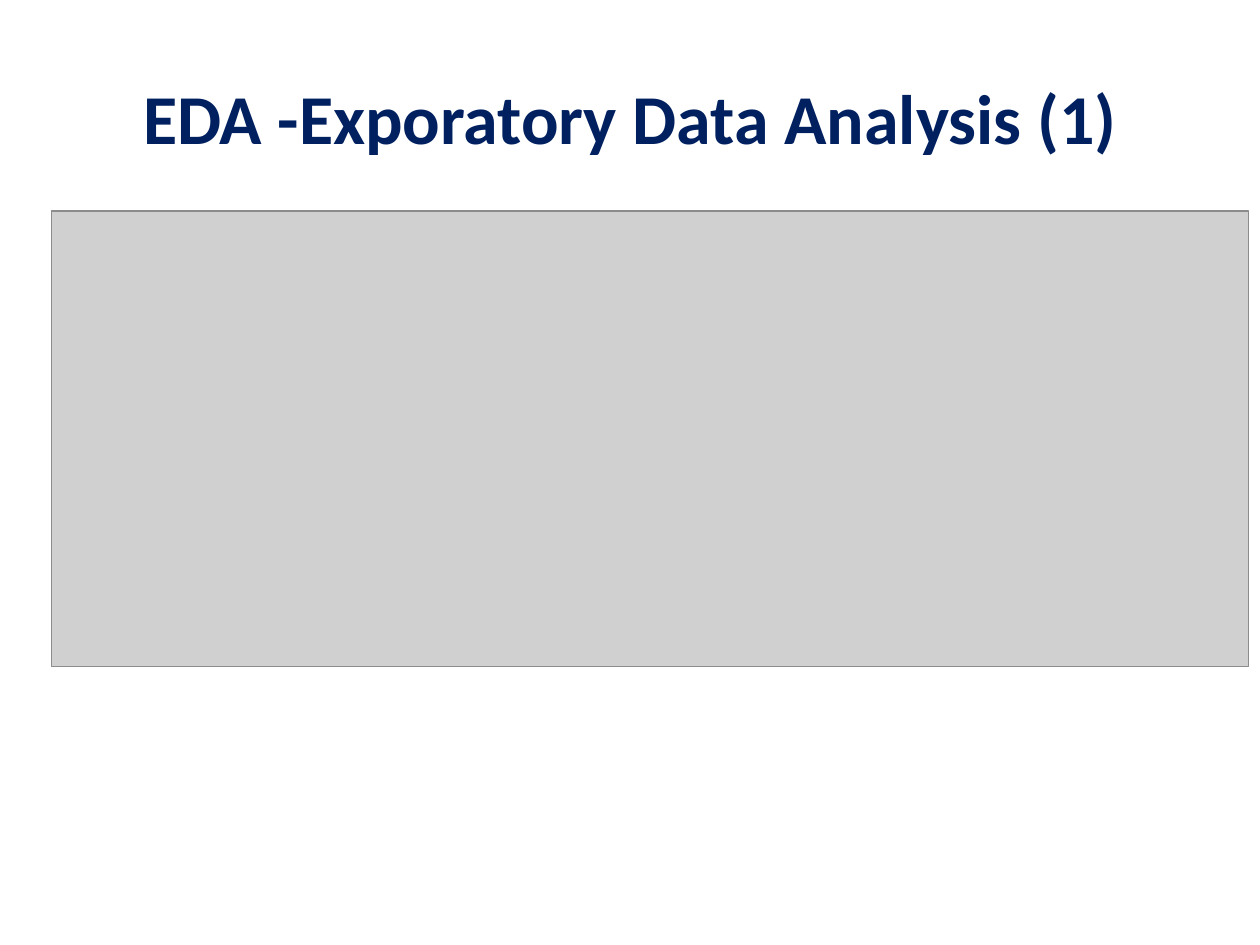
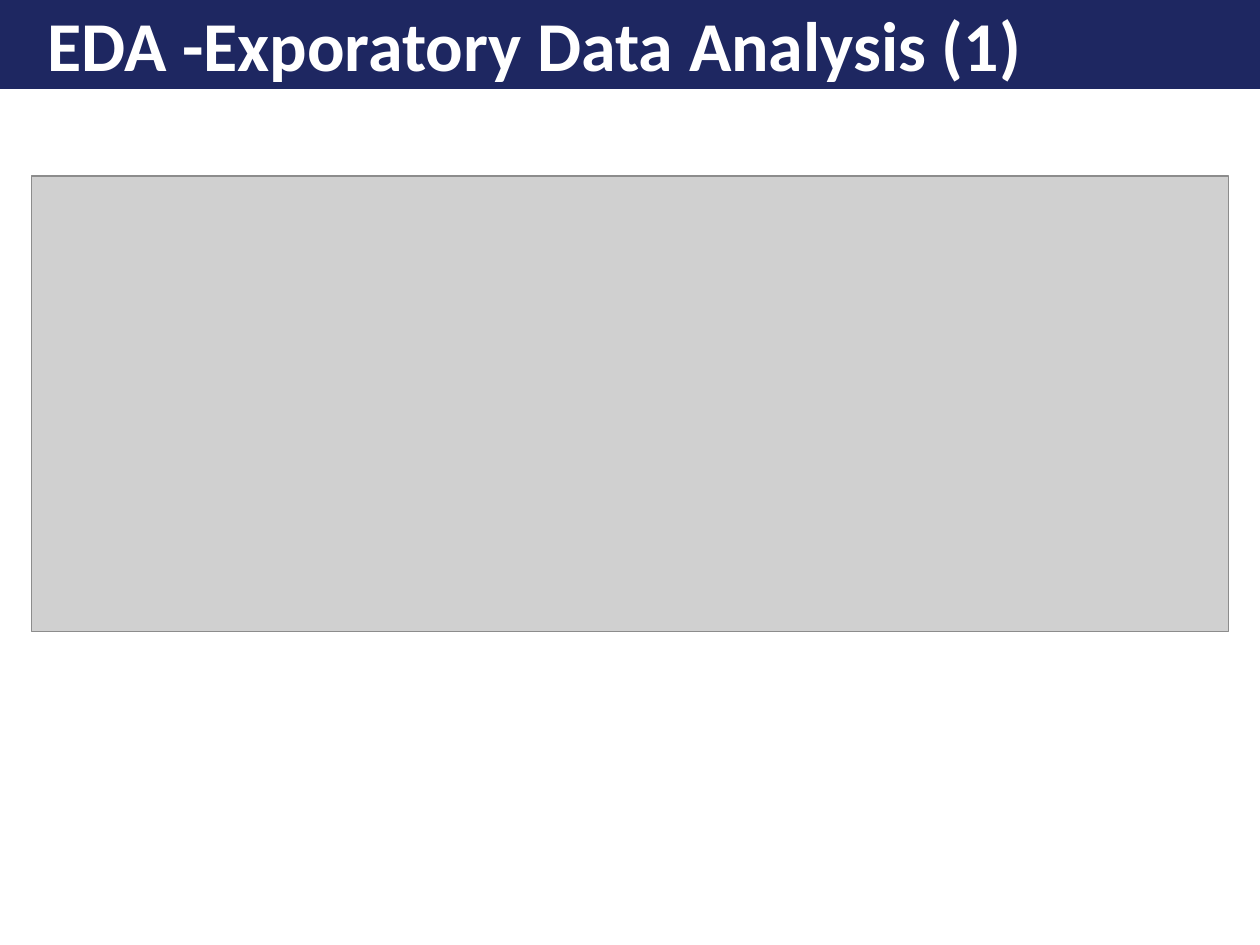
Before and after one commit to datiaxe/transactions_profit_prediction, a slide deck: slide 5 of reports/Profit_Prediction_Engine .pptx. Drawn at 1260x945 pixels with LibreOffice and Linux fonts; fonts in the diff are those of the drawing; grey boxes stand for pictures. Boxes give left, top, right and bottom in pixels: in the first picture for what was removed or moved away, otherwise in the second. Text is boxed around its words. In the diff, an @@ line names an element or a change of style, - is before the commit and + after.

```diff
--- a/reports/Profit_Prediction_Engine .pptx
+++ b/reports/Profit_Prediction_Engine .pptx
@@ rectangle added at box(0, 0, 1260, 88), fill #1E2761, outline #1E2761 1 pt @@
@@ text "EDA -Exporatory Data Analysis (1)": place and size @@
-text "EDA -Exporatory Data Analysis (1)" at box(143, 92, 1116, 155)
+text "EDA -Exporatory Data Analysis (1)" at box(48, 19, 1021, 82)
@@ text "EDA -Exporatory Data Analysis (1)" at box(48, 19, 1021, 82): text colour #002060 to #FFFFFF; alignment centre to left @@
@@ picture: place and size @@
-picture at box(52, 212, 1249, 667)
+picture at box(32, 176, 1228, 631)
```
Also in this commit, not shown: 12 other slides changed, 6 other files.
